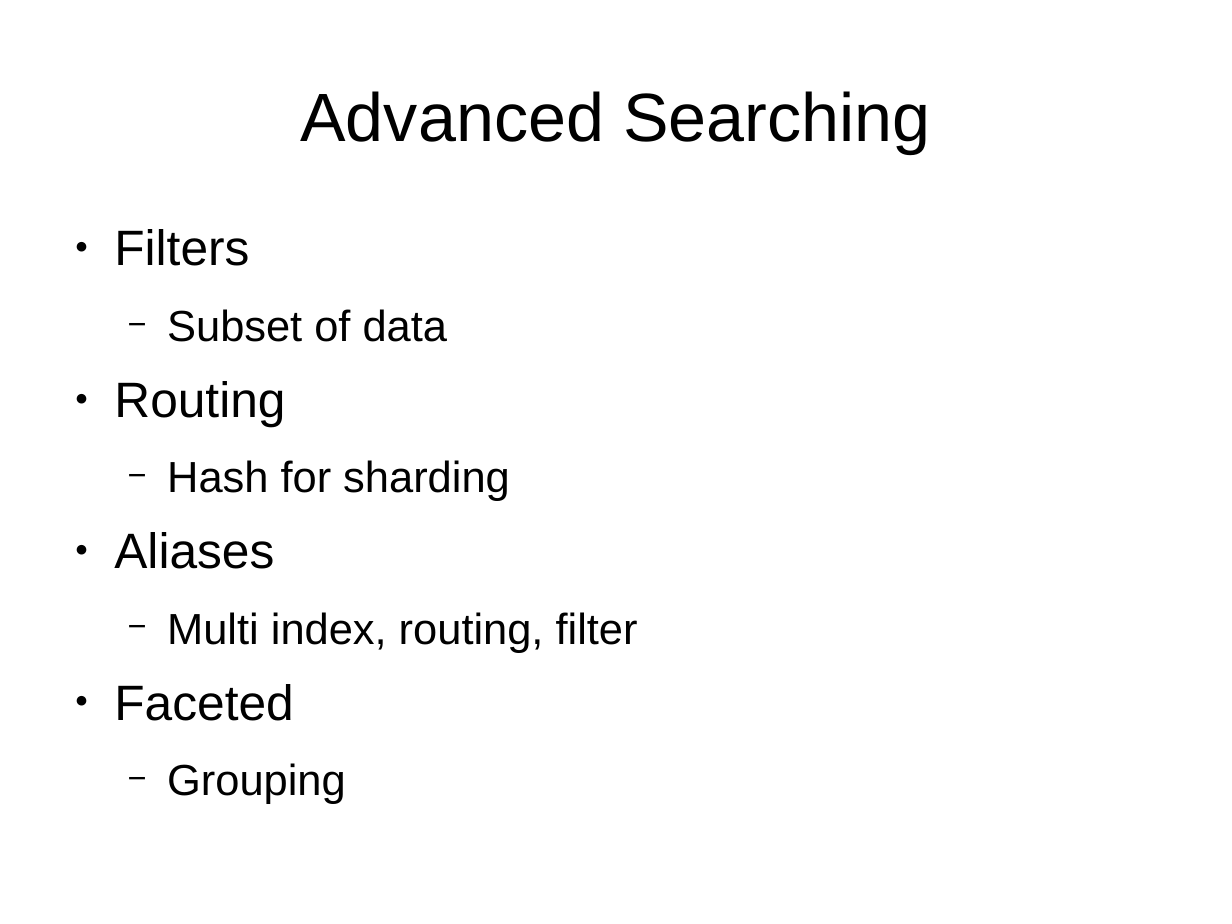
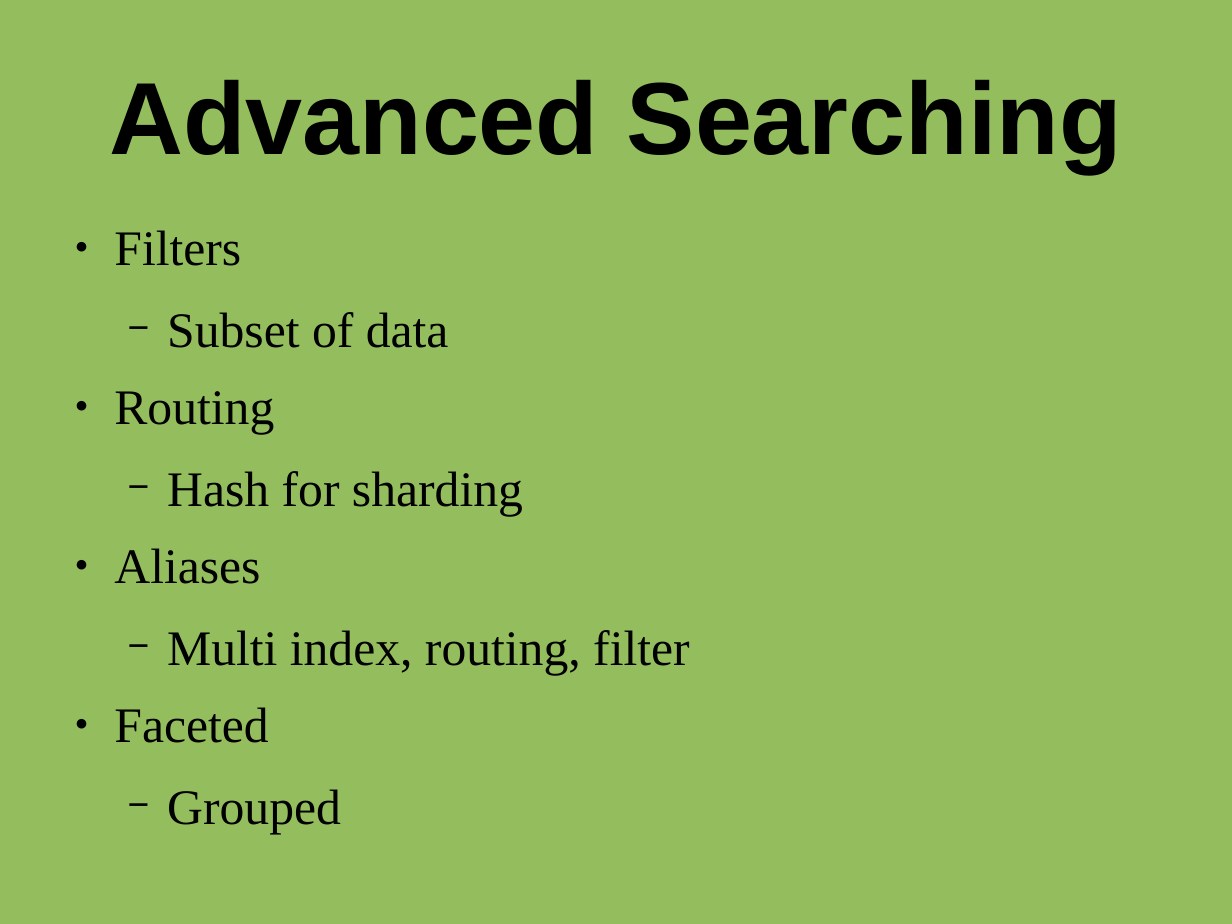
Before and after one commit to james1ewis/ElasticsearchForDBAs, a slide deck: slide 14 of Elasticsearch.odp (slide 15 before the commit). Drawn at 1232x924 pixels with LibreOffice and Linux fonts; fonts in the diff are those of the drawing. Boxes give left, top, right and bottom in pixels: in the first picture for what was removed or moved away, otherwise in the second. Text is boxed around its words. In the diff, an @@ line names an element or a change of style, - is before the commit and + after.

Commit message:
changed colour, added image, changed fonts

```diff
--- a/Elasticsearch.odp
+++ b/Elasticsearch.odp
@@ background #FFFFFF to #94BD5E @@
@@ title "Advanced Searching" at <box>109,79,1122,173</box>: size 44 to 66 pt, bold on @@
@@ text at <box>114,230,689,743</box>: font Arial to Times New Roman; size 28 to 32 pt in "Subset of data", "Hash for sharding", "Multi index, routing, filter" @@
@@ text at <box>167,789,341,834</box>: text changed; size 28 to 32 pt; font Arial to Times New Roman @@
-  − Grouping
+  − Grouped
```
Also in this commit, not shown: 14 other slides changed, 1 slide added, 1 slide removed.
